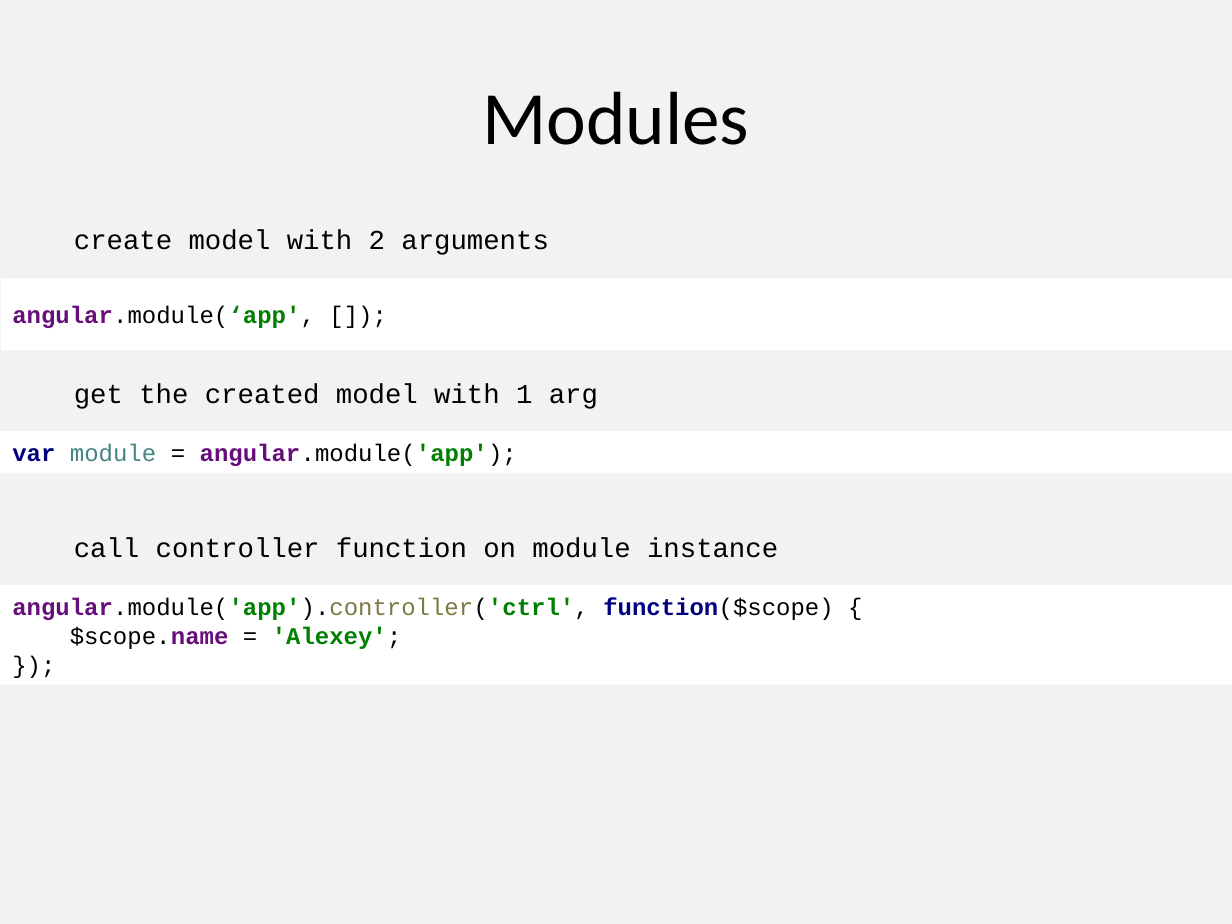
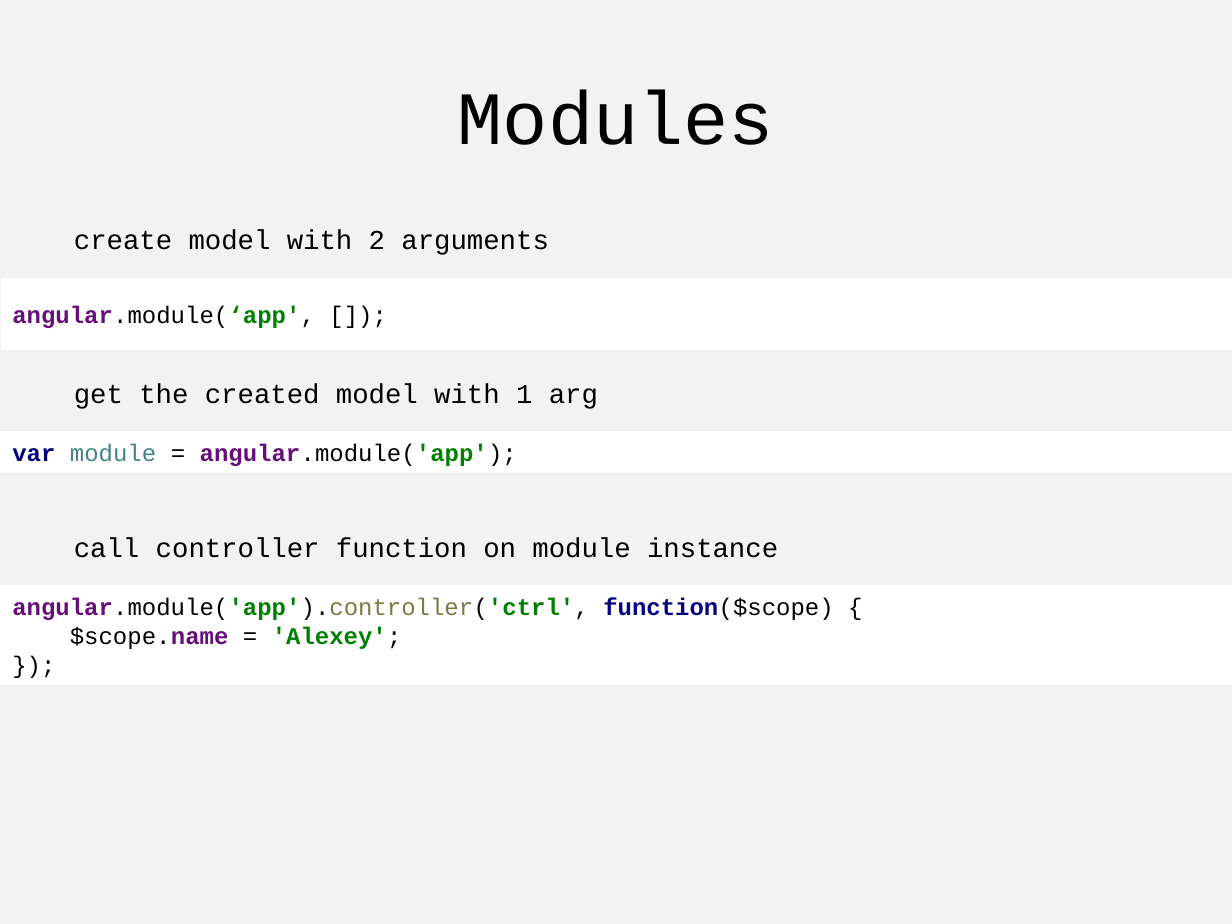
Before and after one commit to alexeymatveevp/angularjs-course, a slide deck: slide 10 of docs/01.pptx (slide 5 before the commit). Drawn at 1232x924 pixels with LibreOffice and Linux fonts; fonts in the diff are those of the drawing. Boxes give left, top, right and bottom in pixels: in the first picture for what was removed or moved away, otherwise in the second. Text is boxed around its words. In the diff, an @@ line names an element or a change of style, - is before the commit and + after.

```diff
--- a/docs/01.pptx
+++ b/docs/01.pptx
@@ title "Modules" at (458, 89, 774, 145): font Calibri to Courier New @@
```
Also in this commit, not shown: 7 other slides changed, 5 slides added, 13 other files.
